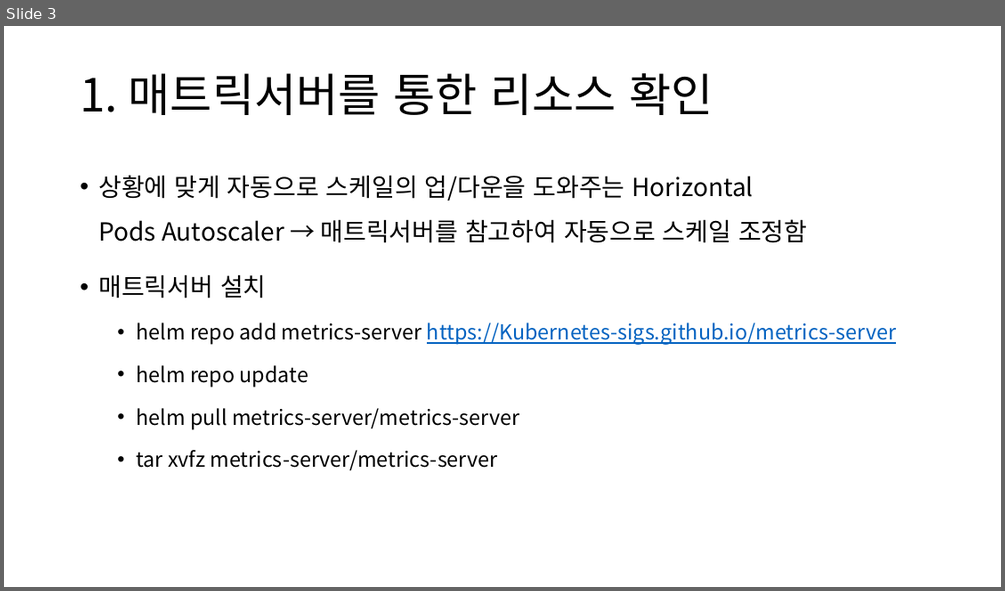
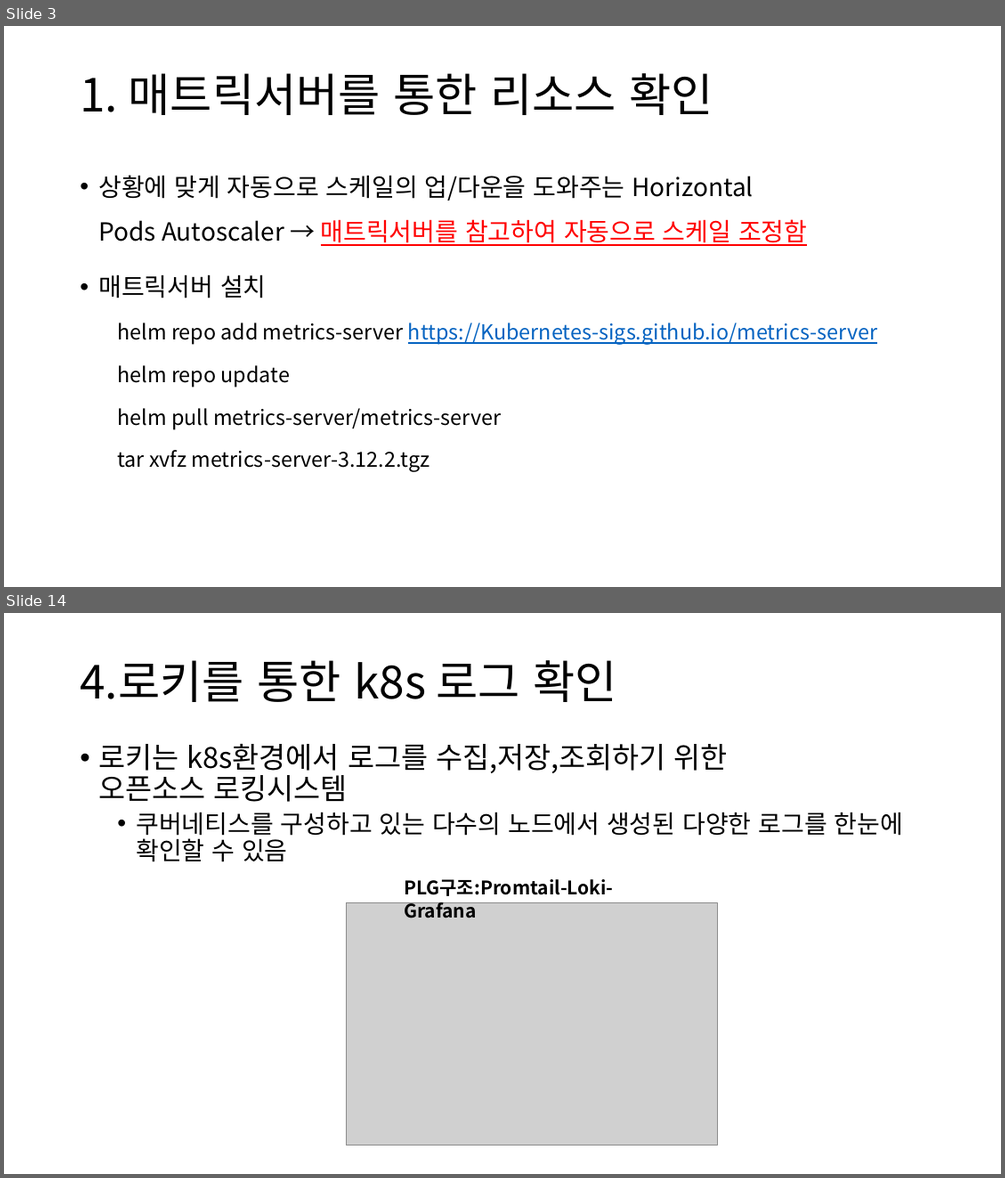
Before and after one commit to restful3/ds4th_study, a slide deck: source/도커심화_한권으로_배우는_도커_&_쿠버네티스/ch12_쿠버네티스모니터링.pptx. Shown one above the other, each under a label of ours: slide 3 before the commit, slides 3 and 14 after it; the slides between them are not shown. The pictures are 1005x591 and 1005x1178 pixels, drawn with LibreOffice and Linux fonts; fonts in the diff are those of the drawing; grey boxes stand for pictures. Boxes give left, top, right and bottom in pixels: in the first picture for what was removed or moved away, otherwise in the second. Text is boxed around its words. In the diff, an @@ line names an element or a change of style, - is before the commit and + after.

```diff
--- a/source/도커심화_한권으로_배우는_도커_&_쿠버네티스/ch12_쿠버네티스모니터링.pptx
+++ b/source/도커심화_한권으로_배우는_도커_&_쿠버네티스/ch12_쿠버네티스모니터링.pptx
@@ slide 14 added at [4,613,1001,1174], background #FFFFFF @@
@@ title added at [80,660,617,702], 44 pt, text #000000 @@
+4.로키를 통한 k8s 로그 확인
@@ text added at [98,744,903,862], 24 pt, text #000000 @@
+• 로키는 k8s환경에서 로그를 수집,저장,조회하기 위한
+  오픈소스 로킹시스템
+  • 쿠버네티스를 구성하고 있는 다수의 노드에서 생성된 다양한 로그를 한눈에 확인할 수 있음
@@ text added at [404,879,613,918], 18 pt, text #000000, bold @@
+PLG구조:Promtail-Loki-Grafana
@@ picture added at [346,903,717,1145] @@
@@ slide 3 changed as well @@
@@ text at [98,175,877,430]: text colour #000000 to #FF0000, underline on in "매트릭서버를 참고하여 자동으로 스케일 조정함"; bullet • to none @@
@@ text at [117,450,429,472]: text changed @@
-  • tar xvfz metrics-server/metrics-server
+  tar xvfz metrics-server-3.12.2.tgz
```
Also in this commit, not shown: 1 other slide changed, 13 other slides added, 1 other file.
